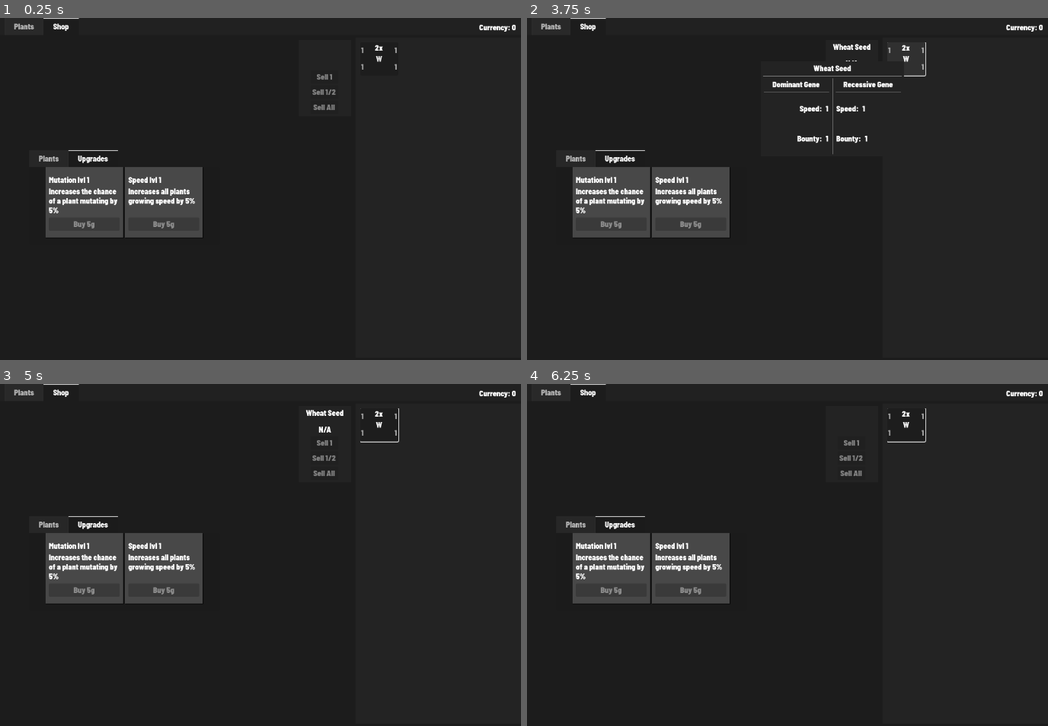
Above: before the commit, frames 1-4 (two rows, left to right).
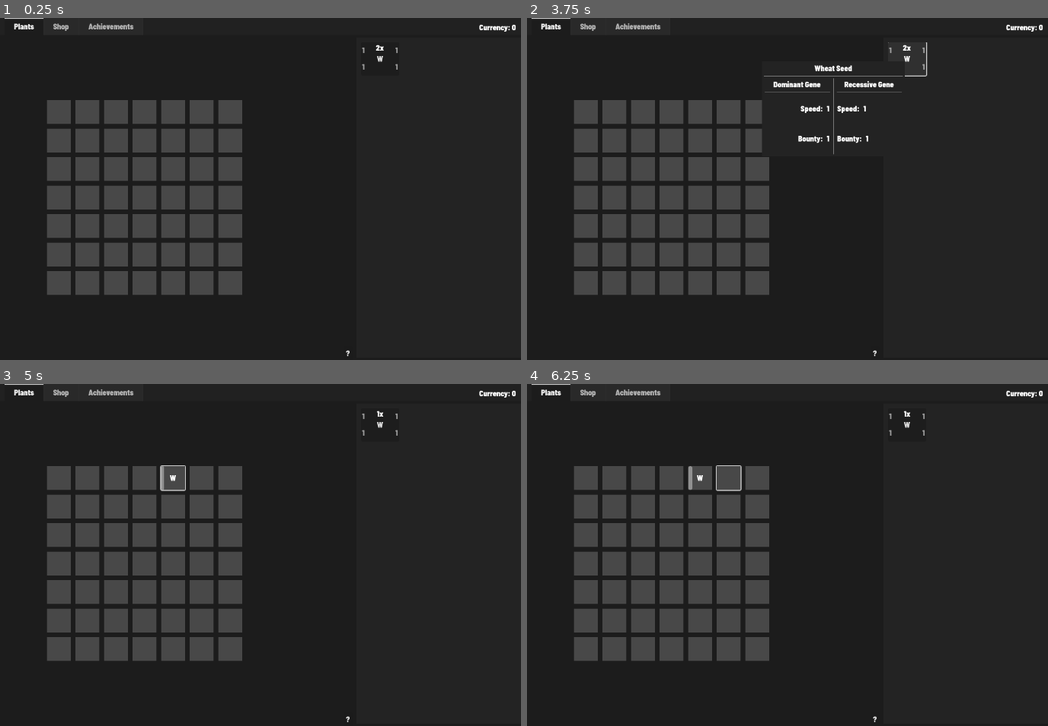
Above: after the commit, the same moments.

Repository: tylercchase/agricraft_godot
Game: Godot game, scene res://src/main.tscn
The game is run twice, just before and just after one commit, with the same random seed, the same clock (stepped at 60 frames per second) and the same inputs. The engine's default icon, where the game draws it, is replaced by a stand-in: a white triangle on a blue panel in a dark square.
Inputs (mouse positions are in pixels of both pictures, inside the frame that each line leads up to):
- Up to frame 1 (0.25 s): no input
- Up to frame 2 (3.75 s): click (584, 113) at 0.52 s; click (615, 113) at 1.27 s; click (641, 113) at 2.02 s; click (672, 113) at 2.77 s; click "W" at 3.5 s
- Up to frame 3 (5 s): click (171, 479) at 4.27 s
- Up to frame 4 (6.25 s): click "W" at 5 s; click (730, 479) at 5.77 s

The runs differ from the first frame. In frame 1, 14% of the frame differs, in the area x 0-77%, y 0-99%; in frame 2, 14%; in frame 3, 14%; in frame 4, 14%.

Commit message:
feat: add achievements

Diff:
--- /dev/null
+++ b/src/achievements/item_goal.gd
@@ -0,0 +1,21 @@
+extends ProgressBar
+
+@export var item_id: String
+@export var total_to_collect: int
+
+var current_collected = 0
+
+func _ready() -> void:
+    Events.item_collected.connect(_on_item_collected)
+
+
+func update_progress():
+    value = float(current_collected) / float(total_to_collect)
+
+func process_item(item: InventoryItem, count: int):
+    if item.id == item_id:
+        current_collected += count
+        update_progress()
+
+func _on_item_collected(item: InventoryItem, count: int):
+    process_item(item, count)
--- a/src/items/resources/godotato.tres
+++ b/src/items/resources/godotato.tres
@@ -8,5 +8,5 @@
 id = "godotato"
 description = "Smells like godot"
 display_character = "g"
-base_sell_price = 1
+base_sell_price = 5
 metadata/_custom_type_script = "uid://v83jxvpytv2l"
--- a/src/items/resources/wheat.tres
+++ b/src/items/resources/wheat.tres
@@ -5,7 +5,8 @@
 [resource]
 script = ExtResource("1_rxmuc")
 name = "Wheat"
-id = "wheat-item"
+id = "wheat"
 description = "A piece of wheat, idk maybe you can make bread?"
 display_character = "w"
+base_sell_price = 1
 metadata/_custom_type_script = "uid://v83jxvpytv2l"
--- a/src/main.tscn
+++ b/src/main.tscn
@@ -17,6 +17,7 @@
 [ext_resource type="Resource" uid="uid://dxkib30sqcjk5" path="res://src/plant/resources/godotato.tres" id="8_okx7f"]
 [ext_resource type="PackedScene" uid="uid://7570ux4il3p3" path="res://src/guides/plant_guide.tscn" id="8_srxbw"]
 [ext_resource type="PackedScene" uid="uid://pvr4bbnpgfnr" path="res://src/shop/buy_upgrade/buy_upgrade.tscn" id="9_okx7f"]
+[ext_resource type="Script" uid="uid://d2kws0eba8bma" path="res://src/achievements/item_goal.gd" id="11_sta5p"]
 [ext_resource type="Script" uid="uid://bxo5knqet1j5l" path="res://src/guides/guide_manager.gd" id="13_d3u4l"]
 
 [node name="Control" type="Control"]
@@ -44,11 +45,10 @@
 grow_vertical = 2
 size_flags_horizontal = 3
 size_flags_stretch_ratio = 2.0
-current_tab = 1
+current_tab = 0
 tab_focus_mode = 0
 
 [node name="Plants" type="Control" parent="TabContainer"]
-visible = false
 layout_mode = 2
 metadata/_tab_index = 0
 
@@ -278,6 +278,7 @@
 inventory_manager = NodePath("../../../../../../../../../../../InventoryManager")
 
 [node name="Shop" type="MarginContainer" parent="TabContainer"]
+visible = false
 layout_mode = 2
 theme_override_constants/margin_left = 10
 theme_override_constants/margin_top = 10
@@ -334,14 +335,14 @@
 layout_mode = 2
 upgrade_name = "Mutation"
 id = "mutation"
-prices = Array[int]([5])
+prices = Array[int]([5, 50, 100, 200, 350])
 description = "Increases the chance of a plant mutating by 5%"
 
 [node name="PanelContainer2" parent="TabContainer/Shop/HBoxContainer/CenterContainer/TabContainer/Upgrades/Plants" instance=ExtResource("9_okx7f")]
 layout_mode = 2
 upgrade_name = "Speed"
 id = "speed"
-prices = Array[int]([5])
+prices = Array[int]([5, 30, 60, 150])
 description = "Increases all plants growing speed by 5%"
 
 [node name="PanelContainer" parent="TabContainer/Shop/HBoxContainer" node_paths=PackedStringArray("inventory_manager") instance=ExtResource("5_uewes")]
@@ -388,6 +389,96 @@
 layout_mode = 2
 inventory_manager = NodePath("../../../../../../../../../../../InventoryManager")
 
+[node name="Achievements" type="Control" parent="TabContainer"]
+visible = false
+layout_mode = 2
+metadata/_tab_index = 2
+
+[node name="CenterContainer" type="CenterContainer" parent="TabContainer/Achievements"]
+layout_mode = 1
+anchors_preset = 15
+anchor_right = 1.0
+anchor_bottom = 1.0
+grow_horizontal = 2
+grow_vertical = 2
+
+[node name="ScrollContainer" type="ScrollContainer" parent="TabContainer/Achievements/CenterContainer"]
+custom_minimum_size = Vector2(500, 300)
+layout_mode = 2
+
+[node name="VBoxContainer" type="VBoxContainer" parent="TabContainer/Achievements/CenterContainer/ScrollContainer"]
+layout_mode = 2
+size_flags_horizontal = 3
+size_flags_vertical = 3
+
+[node name="PanelContainer" type="PanelContainer" parent="TabContainer/Achievements/CenterContainer/ScrollContainer/VBoxContainer"]
+layout_mode = 2
+
+[node name="VBoxContainer" type="VBoxContainer" parent="TabContainer/Achievements/CenterContainer/ScrollContainer/VBoxContainer/PanelContainer"]
+layout_mode = 2
+
+[node name="Label" type="Label" parent="TabContainer/Achievements/CenterContainer/ScrollContainer/VBoxContainer/PanelContainer/VBoxContainer"]
+layout_mode = 2
+text = "Harvest 5  Wheat"
+
+[node name="ProgressBar" type="ProgressBar" parent="TabContainer/Achievements/CenterContainer/ScrollContainer/VBoxContainer/PanelContainer/VBoxContainer"]
+layout_mode = 2
+max_value = 1.0
+script = ExtResource("11_sta5p")
+item_id = "wheat"
+total_to_collect = 5
+
+[node name="PanelContainer2" type="PanelContainer" parent="TabContainer/Achievements/CenterContainer/ScrollContainer/VBoxContainer"]
+layout_mode = 2
+
+[node name="VBoxContainer" type="VBoxContainer" parent="TabContainer/Achievements/CenterContainer/ScrollContainer/VBoxContainer/PanelContainer2"]
+layout_mode = 2
+
+[node name="Label" type="Label" parent="TabContainer/Achievements/CenterContainer/ScrollContainer/VBoxContainer/PanelContainer2/VBoxContainer"]
+layout_mode = 2
+text = "Harvest 50 Potatoes"
+
+[node name="ProgressBar" type="ProgressBar" parent="TabContainer/Achievements/CenterContainer/ScrollContainer/VBoxContainer/PanelContainer2/VBoxContainer"]
+layout_mode = 2
+max_value = 1.0
+script = ExtResource("11_sta5p")
+item_id = "potato"
+total_to_collect = 50
+
+[node name="PanelContainer3" type="PanelContainer" parent="TabContainer/Achievements/CenterContainer/ScrollContainer/VBoxContainer"]
+layout_mode = 2
+
+[node name="VBoxContainer" type="VBoxContainer" parent="TabContainer/Achievements/CenterContainer/ScrollContainer/VBoxContainer/PanelContainer3"]
+layout_mode = 2
+
+[node name="Label" type="Label" parent="TabContainer/Achievements/CenterContainer/ScrollContainer/VBoxContainer/PanelContainer3/VBoxContainer"]
+layout_mode = 2
+text = "Harvest 100 Godotatoes"
+
+[node name="ProgressBar" type="ProgressBar" parent="TabContainer/Achievements/CenterContainer/ScrollContainer/VBoxContainer/PanelContainer3/VBoxContainer"]
+layout_mode = 2
+max_value = 1.0
+script = ExtResource("11_sta5p")
+item_id = "godotato"
+total_to_collect = 100
+
+[node name="PanelContainer4" type="PanelContainer" parent="TabContainer/Achievements/CenterContainer/ScrollContainer/VBoxContainer"]
+layout_mode = 2
+
+[node name="VBoxContainer" type="VBoxContainer" parent="TabContainer/Achievements/CenterContainer/ScrollContainer/VBoxContainer/PanelContainer4"]
+layout_mode = 2
+
+[node name="Label" type="Label" parent="TabContainer/Achievements/CenterContainer/ScrollContainer/VBoxContainer/PanelContainer4/VBoxContainer"]
+layout_mode = 2
+text = "Harvest 1000 Wheat"
+
+[node name="ProgressBar" type="ProgressBar" parent="TabContainer/Achievements/CenterContainer/ScrollContainer/VBoxContainer/PanelContainer4/VBoxContainer"]
+layout_mode = 2
+max_value = 1.0
+script = ExtResource("11_sta5p")
+item_id = "wheat"
+total_to_collect = 1000
+
 [node name="MarginContainer" type="MarginContainer" parent="."]
 layout_mode = 1
 anchors_preset = 10
--- a/src/managers/inventory_manager.gd
+++ b/src/managers/inventory_manager.gd
@@ -37,6 +37,7 @@
     if item is Plant: # it's a seed
         item_slot.id = item.id + item.dominant_gene.to_string() + '-' + item.recessive_gene.to_string() # possibly use a combo of genetic stuff for this, add a to string function to genomes?
     elif item is InventoryItem:
+        Events.emit_item_collected(item, count)
         item_slot.id = item.id
     else:
         item_slot.id = item # it's a string just use it raw
--- a/src/plant/resources/wheat.tres
+++ b/src/plant/resources/wheat.tres
@@ -6,7 +6,7 @@
 [resource]
 script = ExtResource("1_ka56c")
 name = "Wheat Seed"
-id = "wheat_seed"
+id = "wheat-seed"
 display_character = "W"
 grow_ticks = 10
 sell_price = 1
--- a/src/singletons/events.gd
+++ b/src/singletons/events.gd
@@ -11,6 +11,8 @@
 signal buy_item
 
 signal guide_open
+
+signal item_collected
 
 func emit_interaction_mode_changed(mode):
     interaction_mode_changed.emit(mode)
@@ -29,3 +31,6 @@
 
 func emit_guide_open(guide: String):
     guide_open.emit(guide)
+
+func emit_item_collected(item: InventoryItem, count:int):
+    item_collected.emit(item, count)
Not shown, added: src/achievements/item_goal.gd.uid
Not shown: 1 places in src/main.tscn that only renumber resources
